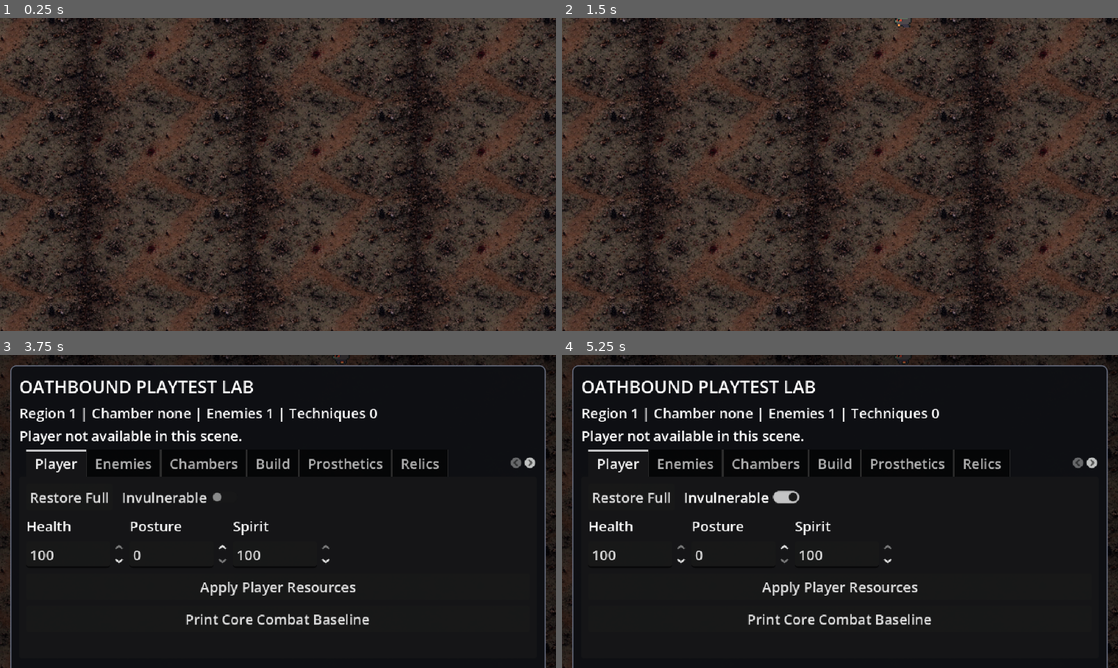
Above: before the commit, frames 1-4 (two rows, left to right).
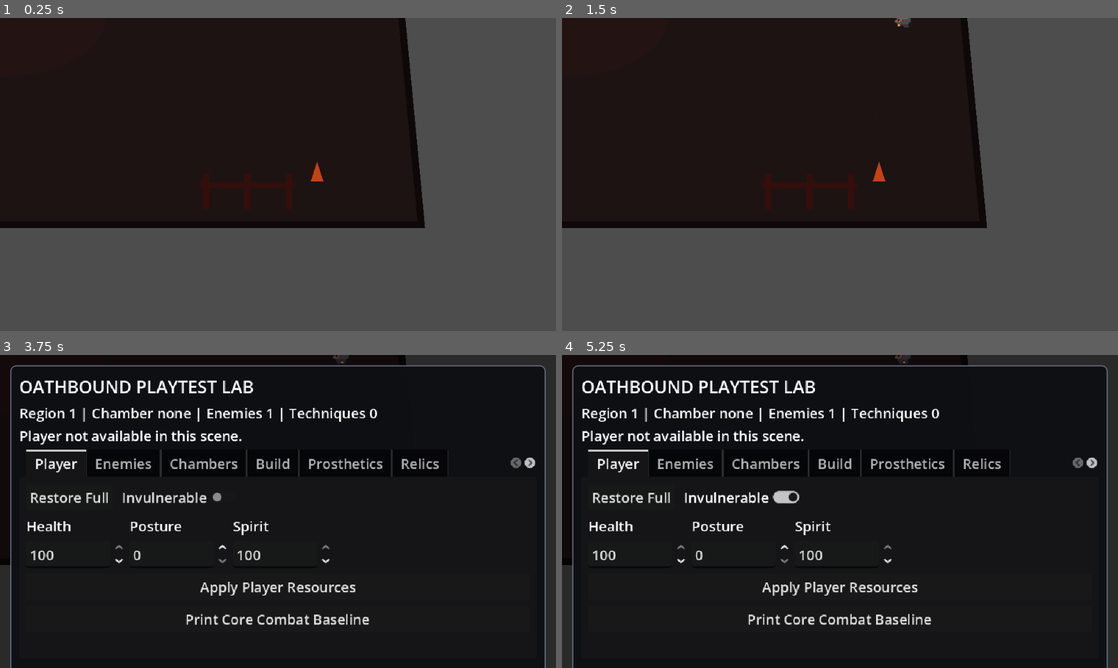
Above: after the commit, the same moments.

Repository: seancl8611/oathbound
Game: Godot game, scene res://Regions/Kagutsuchi/Chambers/CombatChamber.tscn
Two runs of this game, one before a commit and one after it. Both use one fixed random seed, a clock stepped at 60 frames per second and the inputs below. This scene is started directly instead of the project's main scene. Sound files missing from this copy of the repository are replaced by a short silence.
Inputs (mouse positions are in pixels of both pictures, inside the frame that each line leads up to):
- Up to frame 1 (0.25 s): no input
- Up to frame 2 (1.5 s): tap Enter (ui_accept) at 0.5, 0.77, 1.25 s; move the mouse to (962, 158) at 0.52 s; press the mouse at (962, 158) at 0.53 s; hold D (right) 0.53-1.25 s; release the mouse at (962, 158) at 1.25 s; drag from (728, 190) to (901, 18) at 1.27 s
- Up to frame 3 (3.75 s): tap Enter (ui_accept) at 2, 2.75, 3.5 s; move the mouse to (333, 442) at 2.02 s; hold D (right) 2.03-2.75 s; tap E (execute_finisher) at 2.1 s; drag from (250, 574) to (50, 401) at 2.77 s; move the mouse to (444, 558) at 3.52 s; hold A (left) from 3.53 s (still down); hold ` (playtest_lab_toggle) from 3.53 s (still down)
- Up to frame 4 (5.25 s): tap Enter (ui_accept) at 3.77 s; release A (left) at 4.25 s; release ` (playtest_lab_toggle) at 4.25 s; click "Restore Full" at 4.25 s; click "Invulnerable" at 5 s

The runs differ from the first frame. In frame 1, 74% of the frame differs, in the area x 0-100%, y 0-100%; in frame 2, 74%; in frame 3, 1.9%; in frame 4, 1.9%.

Commit message:
Convert Kagutsuchi combat room to three-quarter presentation

Diff:
--- a/game/oathbound/Regions/Kagutsuchi/Chambers/CombatChamber.tscn
+++ b/game/oathbound/Regions/Kagutsuchi/Chambers/CombatChamber.tscn
@@ -6,17 +6,33 @@
 [ext_resource type="Script" path="res://Utility/RoomBounds.gd" id="4_bounds"]
 [ext_resource type="PackedScene" uid="uid://c1sy2hkesodd" path="res://Core/Chambers/RouteGate.tscn" id="5_gate"]
 [ext_resource type="Script" path="res://Utility/DamageNumberManager.gd" id="6_damage"]
+[ext_resource type="Script" path="res://Utility/ThreeQuarterPresentationVisibility.gd" id="7_visibility"]
+[ext_resource type="Script" path="res://Utility/ThreeQuarterRegionScenery.gd" id="8_scenery"]
+[ext_resource type="Script" path="res://Utility/ThreeQuarterCombatPresentation.gd" id="9_fx"]
 
 [node name="KagutsuchiCombatChamber" type="Node2D"]
 script = ExtResource("1_kagutsuchi")
 
 [node name="Background" type="Sprite2D" parent="."]
+z_index = -1000
 texture_filter = 2
 texture_repeat = 2
 texture = ExtResource("2_bg")
 region_enabled = true
 region_rect = Rect2(-4000, -4000, 4000, 4000)
 modulate = Color(0.62, 0.48, 0.48, 1)
+
+[node name="ThreeQuarterPresentation" type="Node2D" parent="."]
+script = ExtResource("7_visibility")
+hide_background_when_active = true
+
+[node name="Scenery" type="Node2D" parent="ThreeQuarterPresentation"]
+script = ExtResource("8_scenery")
+region_profile = "kagutsuchi"
+room_profile = "combat"
+
+[node name="CombatFX" type="Node2D" parent="ThreeQuarterPresentation"]
+script = ExtResource("9_fx")
 
 [node name="Loot" type="Node2D" parent="." groups=["loot"]]
 
Not shown: 1 places in game/oathbound/Regions/Kagutsuchi/Chambers/CombatChamber.tscn that only renumber resources
